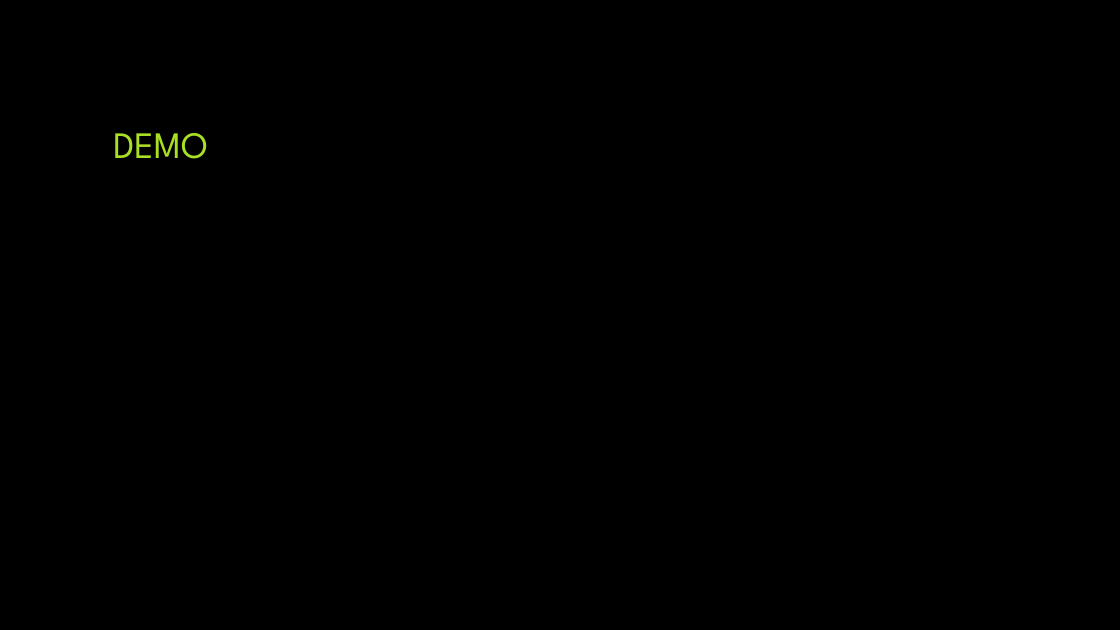
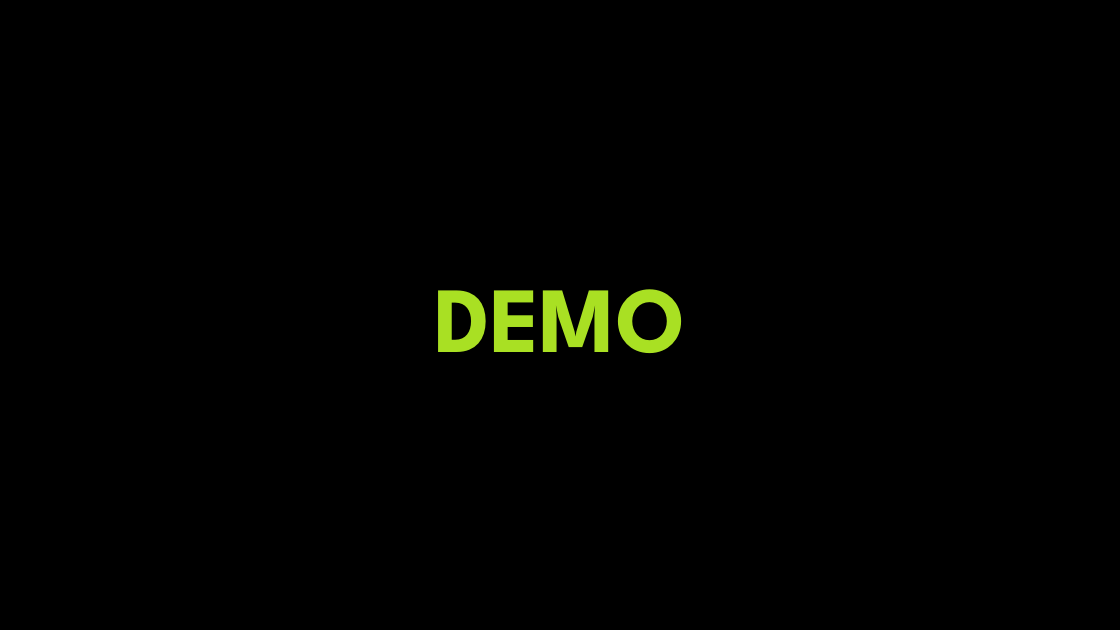
Before and after one commit to BrianMCox/DecoratorExample, a slide deck: slide 7 of Design Patterns - Decorator.pptx. Drawn at 1120x630 pixels with LibreOffice and Linux fonts; fonts in the diff are those of the drawing; background and template pictures are left out. Boxes give left, top, right and bottom in pixels: in the first picture for what was removed or moved away, otherwise in the second. Text is boxed around its words. In the diff, an @@ line names an element or a change of style, - is before the commit and + after.

Commit message:
updated slide deck

```diff
--- a/Design Patterns - Decorator.pptx
+++ b/Design Patterns - Decorator.pptx
@@ title "DEMO": place and size @@
-title "DEMO" at (113,133,208,159)
+title "DEMO" at (434,289,685,353)
@@ title "DEMO" at (434,289,685,353): size 32 to 80 pt, bold on; alignment left to centre @@
```
Also in this commit, not shown: 2 other slides changed, 5 slides added, 1 other file.
